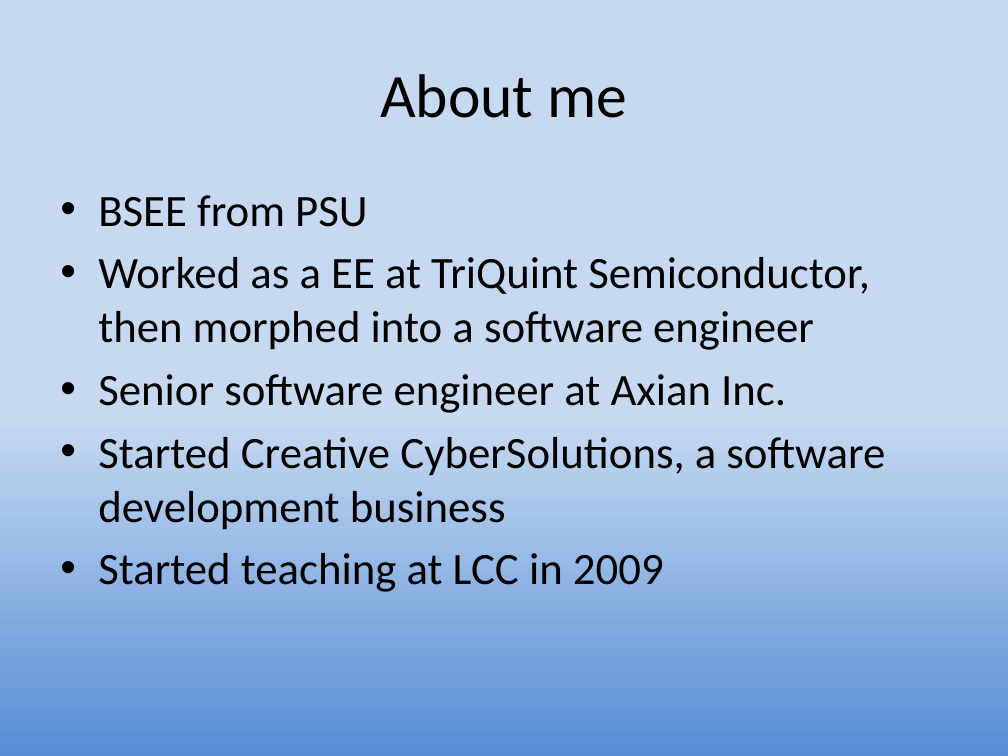
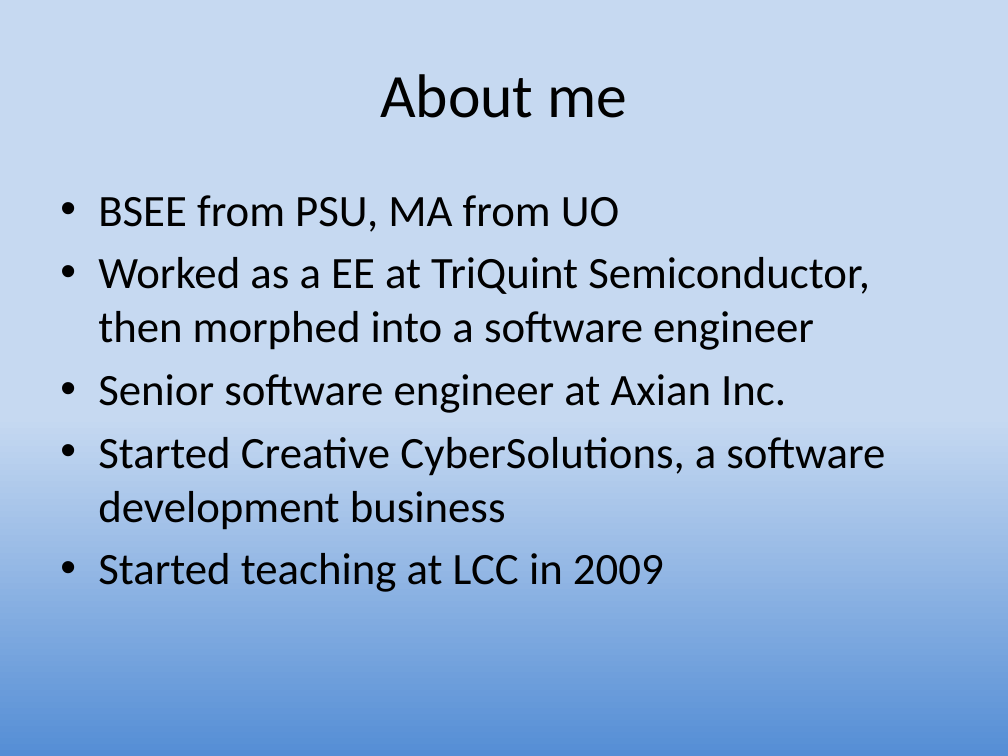
Before and after one commit to LCC-CIT/CS235AM-CourseMaterials, a slide deck: slide 3 of LessonPlans+Slides/Wk1Day1-Intro.pptx. Drawn at 1008x756 pixels with LibreOffice and Linux fonts; fonts in the diff are those of the drawing. Boxes give left, top, right and bottom in pixels: in the first picture for what was removed or moved away, otherwise in the second. Text is boxed around its words. In the diff, an @@ line names an element or a change of style, - is before the commit and + after.

```diff
--- a/LessonPlans+Slides/Wk1Day1-Intro.pptx
+++ b/LessonPlans+Slides/Wk1Day1-Intro.pptx
@@ text at (98, 195, 619, 232): text changed @@
-• BSEE from PSU
+• BSEE from PSU, MA from UO
```
Also in this commit, not shown: 5 other slides changed, 2 slides added.
